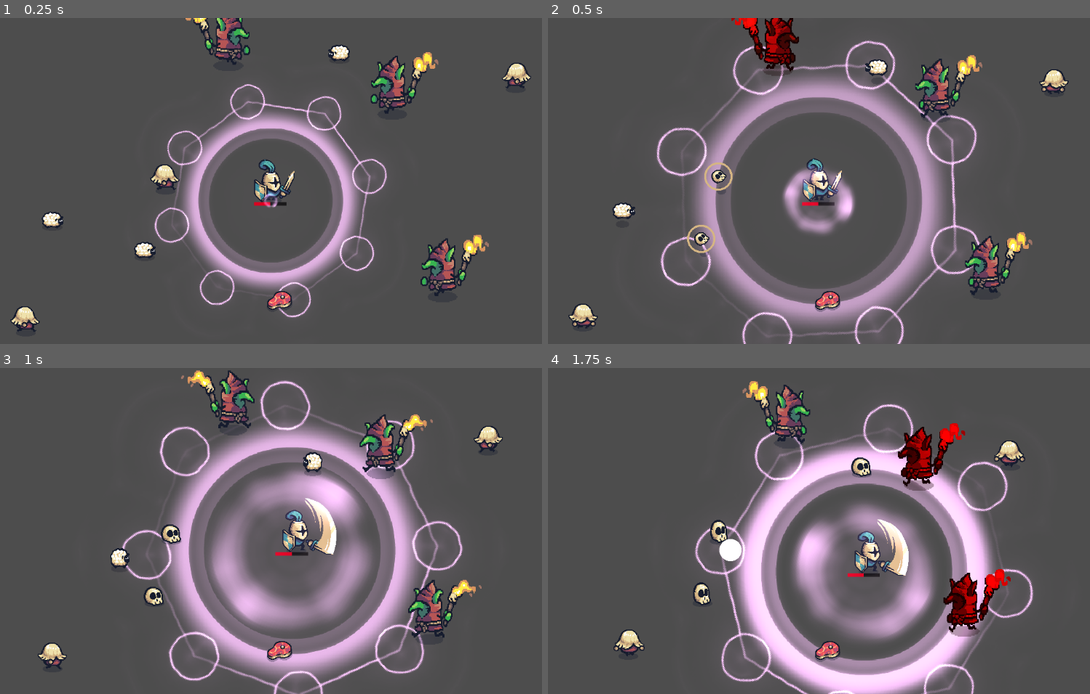
Above: before the commit, frames 1-4 (two rows, left to right).
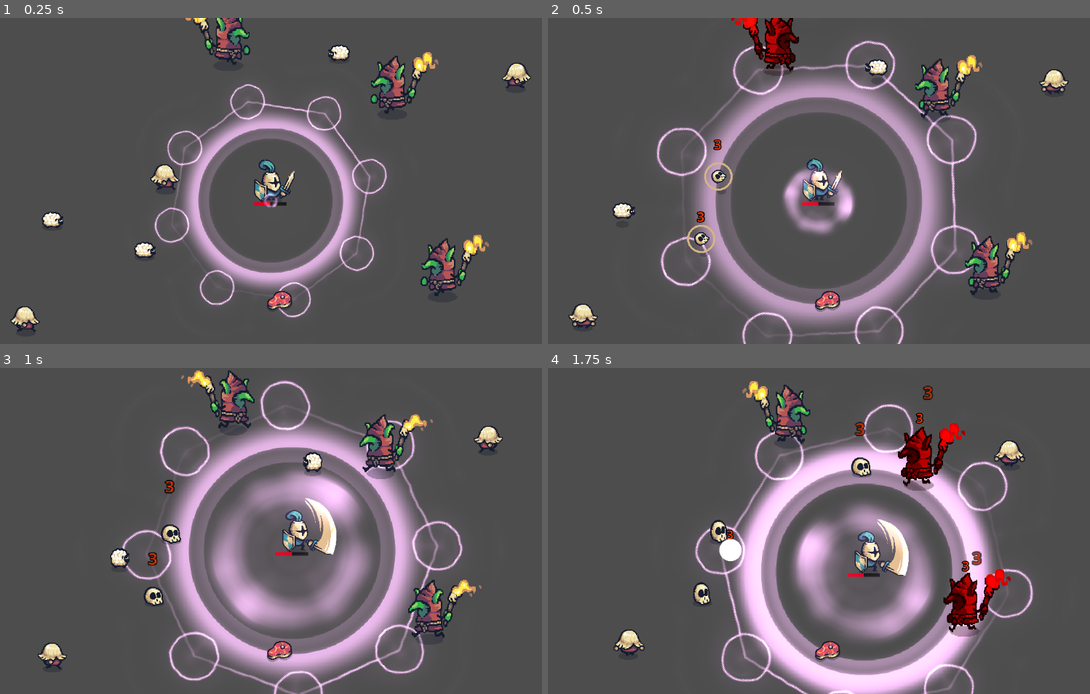
Above: after the commit, the same moments.

Repository: Ruteski/tiny-swords
Game: Godot game, scene res://test_scenes/test_battle.tscn
Same seed, same stepped clock (60 frames per second), same inputs: the game is played once before the commit and once after it. The project has no main scene, so this scene is started directly.
Inputs (mouse positions are in pixels of both pictures, inside the frame that each line leads up to):
- Up to frame 1 (0.25 s): no input
- Up to frame 2 (0.5 s): no input
- Up to frame 3 (1 s): move the mouse to (417, 514) at 0.52 s; hold D (move_right) from 0.53 s (still down); click (417, 514) at 0.6 s
- Up to frame 4 (1.75 s): move the mouse to (721, 547) at 1.27 s; release D (move_right) at 1.28 s; hold Down (move_down) from 1.28 s (still down); click (721, 547) at 1.35 s

Frame 1 is identical in both runs. In frame 2, less than 0.1% of the frame differs, in the area x 27-33%, y 37-63%; in frame 3, 0.1%; in frame 4, 0.3%, in the area x 32-81%, y 5-63%.

Commit message:
mostrando o dano que o inimigo recebe

Diff:
--- a/enemies/enemy.gd
+++ b/enemies/enemy.gd
@@ -6,6 +6,14 @@
 @export var health: int = 10
 @export var death_prefab: PackedScene
 @export var deal_damage_amount: int = 2
+
+@onready var damage_digit_marker = $DamageDigitMarker
+
+var damage_ditig_prefab: PackedScene
+
+
+func _ready():
+	damage_ditig_prefab = preload("res://misc/damage_digit.tscn")
 
 
 func damage(amount: int) -> void:
@@ -19,6 +27,15 @@
 	tween.set_trans(Tween.TRANS_QUINT)
 	tween.tween_property(self, "modulate", Color.WHITE, 0.3)
 
+	# cria o damage digit
+	var damage_digit = damage_ditig_prefab.instantiate()
+	damage_digit.value = amount
+	if damage_digit_marker:
+		damage_digit.global_position = damage_digit_marker.global_position
+	else:
+		damage_digit.global_position = global_position
+	get_parent().add_child(damage_digit)
+
 	if health <= 0:
 		die()
 
--- a/enemies/goblin.tscn
+++ b/enemies/goblin.tscn
@@ -74,7 +74,6 @@
 frame_progress = 0.190067
 
 [node name="CollisionShape2D" type="CollisionShape2D" parent="."]
-visible = false
 position = Vector2(0, -24)
 shape = SubResource("CapsuleShape2D_gdtsj")
 debug_color = Color(0, 0.6, 0.701961, 0.270588)
@@ -82,3 +81,6 @@
 [node name="FollowPlayer" type="Node" parent="."]
 script = ExtResource("4_u7cqn")
 speed = 0.4
+
+[node name="DamageDigitMarker" type="Marker2D" parent="."]
+position = Vector2(0, -55.515)
--- a/enemies/pawn.tscn
+++ b/enemies/pawn.tscn
@@ -80,3 +80,6 @@
 [node name="FollowPlayer" type="Node" parent="."]
 script = ExtResource("1_fbyiw")
 speed = 0.8
+
+[node name="DamageDigitMarker" type="Marker2D" parent="."]
+position = Vector2(0, -55.515)
--- a/enemies/sheep.tscn
+++ b/enemies/sheep.tscn
@@ -80,3 +80,6 @@
 [node name="FollowPlayer" type="Node" parent="."]
 script = ExtResource("4_7ofpx")
 speed = 1.8
+
+[node name="DamageDigitMarker" type="Marker2D" parent="."]
+position = Vector2(0, -36)
--- /dev/null
+++ b/misc/damage_digit.gd
@@ -0,0 +1,7 @@
+extends Node2D
+
+@export var value: int = 0
+
+
+func _ready():
+	%Label.text = str(value)
--- /dev/null
+++ b/misc/damage_digit.tscn
@@ -0,0 +1,140 @@
+[gd_scene load_steps=7 format=3 uid="uid://d1uudxidx3to6"]
+
+[ext_resource type="Script" path="res://misc/damage_digit.gd" id="1_1hoq2"]
+
+[sub_resource type="SystemFont" id="SystemFont_gi5pl"]
+font_names = PackedStringArray("Comic Sans MS")
+font_weight = 700
+
+[sub_resource type="LabelSettings" id="LabelSettings_rc062"]
+font = SubResource("SystemFont_gi5pl")
+font_size = 24
+font_color = Color(1, 0.227451, 0, 1)
+outline_size = 7
+outline_color = Color(0, 0, 0, 1)
+
+[sub_resource type="Animation" id="Animation_3q36l"]
+resource_name = "default"
+tracks/0/type = "value"
+tracks/0/imported = false
+tracks/0/enabled = true
+tracks/0/path = NodePath("Node2D:position")
+tracks/0/interp = 1
+tracks/0/loop_wrap = true
+tracks/0/keys = {
+"times": PackedFloat32Array(0, 1),
+"transitions": PackedFloat32Array(0.120742, 1),
+"update": 0,
+"values": [Vector2(0, 15), Vector2(0, -25)]
+}
+tracks/1/type = "value"
+tracks/1/imported = false
+tracks/1/enabled = true
+tracks/1/path = NodePath("Node2D:scale")
+tracks/1/interp = 1
+tracks/1/loop_wrap = true
+tracks/1/keys = {
+"times": PackedFloat32Array(0, 1),
+"transitions": PackedFloat32Array(1, 0.31864),
+"update": 0,
+"values": [Vector2(1, 1), Vector2(1.5, 1.5)]
+}
+tracks/2/type = "value"
+tracks/2/imported = false
+tracks/2/enabled = true
+tracks/2/path = NodePath("Node2D:modulate")
+tracks/2/interp = 1
+tracks/2/loop_wrap = true
+tracks/2/keys = {
+"times": PackedFloat32Array(0, 1),
+"transitions": PackedFloat32Array(4.14106, 1),
+"update": 0,
+"values": [Color(1, 1, 1, 1), Color(1, 1, 1, 0)]
+}
+tracks/3/type = "method"
+tracks/3/imported = false
+tracks/3/enabled = true
+tracks/3/path = NodePath(".")
+tracks/3/interp = 1
+tracks/3/loop_wrap = true
+tracks/3/keys = {
+"times": PackedFloat32Array(1),
+"transitions": PackedFloat32Array(1),
+"values": [{
+"args": [],
+"method": &"queue_free"
+}]
+}
+
+[sub_resource type="Animation" id="Animation_4l220"]
+length = 0.001
+tracks/0/type = "value"
+tracks/0/imported = false
+tracks/0/enabled = true
+tracks/0/path = NodePath("Node2D:position")
+tracks/0/interp = 1
+tracks/0/loop_wrap = true
+tracks/0/keys = {
+"times": PackedFloat32Array(0),
+"transitions": PackedFloat32Array(1),
+"update": 0,
+"values": [Vector2(0, 0)]
+}
+tracks/1/type = "value"
+tracks/1/imported = false
+tracks/1/enabled = true
+tracks/1/path = NodePath("Node2D:scale")
+tracks/1/interp = 1
+tracks/1/loop_wrap = true
+tracks/1/keys = {
+"times": PackedFloat32Array(0),
+"transitions": PackedFloat32Array(1),
+"update": 0,
+"values": [Vector2(1, 1)]
+}
+tracks/2/type = "value"
+tracks/2/imported = false
+tracks/2/enabled = true
+tracks/2/path = NodePath("Node2D:modulate")
+tracks/2/interp = 1
+tracks/2/loop_wrap = true
+tracks/2/keys = {
+"times": PackedFloat32Array(0),
+"transitions": PackedFloat32Array(1),
+"update": 0,
+"values": [Color(1, 1, 1, 1)]
+}
+
+[sub_resource type="AnimationLibrary" id="AnimationLibrary_aim86"]
+_data = {
+"RESET": SubResource("Animation_4l220"),
+"default": SubResource("Animation_3q36l")
+}
+
+[node name="DamageDigit" type="Node2D"]
+script = ExtResource("1_1hoq2")
+
+[node name="Node2D" type="Node2D" parent="."]
+
+[node name="Label" type="Label" parent="Node2D"]
+unique_name_in_owner = true
+anchors_preset = 7
+anchor_left = 0.5
+anchor_top = 1.0
+anchor_right = 0.5
+anchor_bottom = 1.0
+offset_left = -48.0
+offset_top = -45.0
+offset_right = 48.0
+grow_horizontal = 2
+grow_vertical = 0
+text = "65"
+label_settings = SubResource("LabelSettings_rc062")
+horizontal_alignment = 1
+vertical_alignment = 1
+
+[node name="AnimationPlayer" type="AnimationPlayer" parent="."]
+libraries = {
+"": SubResource("AnimationLibrary_aim86")
+}
+autoplay = "default"
